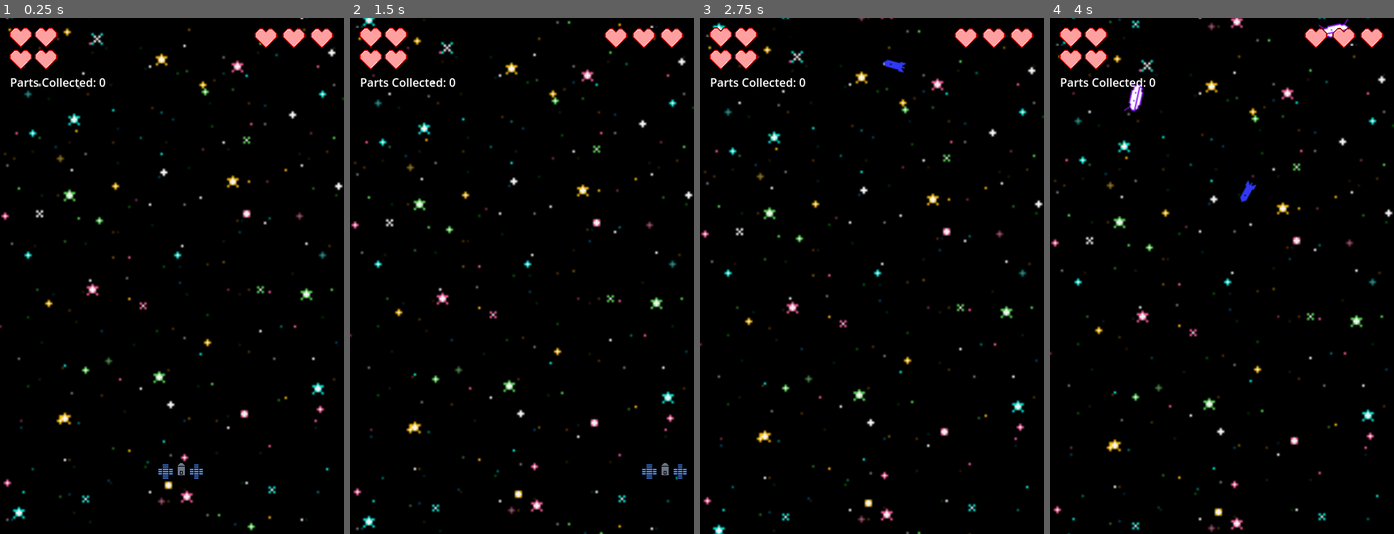
Above: before the commit, frames 1-4 (left to right).
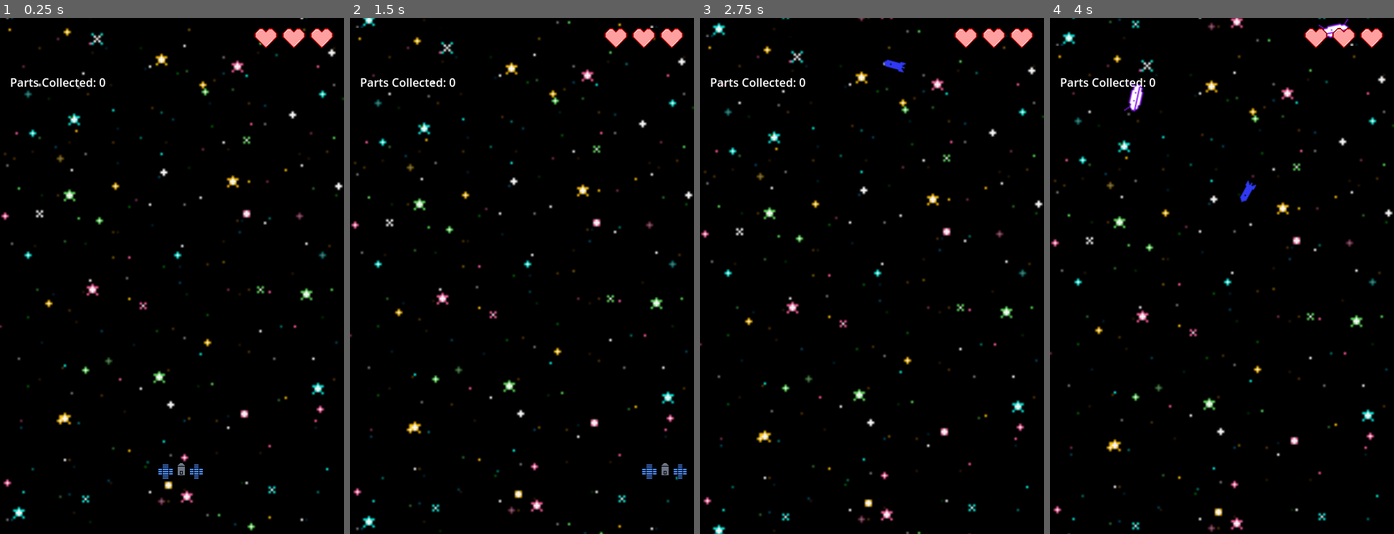
Above: after the commit, the same moments.

Repository: MissionToPsyche-Iridium/iridium_18b_ar_xr-asu
Game: Godot game, scene res://Game/world.tscn
The game is run twice, just before and just after one commit, with the same random seed, the same clock (stepped at 60 frames per second) and the same inputs. The engine's default icon, where the game draws it, is replaced by a stand-in: a white triangle on a blue panel in a dark square.
Inputs:
- Up to frame 1 (0.25 s): no input
- Up to frame 2 (1.5 s): hold Right (move_right) 0.53-1.28 s; hold Left (move_left) from 1.28 s (still down)
- Up to frame 3 (2.75 s): release Left (move_left) at 2.03 s; hold Right (move_right) from 2.03 s (still down)
- Up to frame 4 (4 s): release Right (move_right) at 3.53 s; hold Left (move_left) from 3.53 s (still down)

The runs differ from the first frame. In frame 1, 0.7% of the frame differs, in the area x 2-17%, y 1-10%; in frame 2, 0.7%; in frame 3, 0.7%; in frame 4, 0.7%.

Commit message:
commit

Diff:
--- a/HUD/HUD.tscn
+++ b/HUD/HUD.tscn
@@ -35,16 +35,12 @@
 
 [node name="PartsOne" type="Sprite2D" parent="."]
 position = Vector2(29, 27)
-texture = ExtResource("1_hy3a2")
 
 [node name="PartsTwo" type="Sprite2D" parent="."]
 position = Vector2(64, 27)
-texture = ExtResource("1_hy3a2")
 
 [node name="PartsThree" type="Sprite2D" parent="."]
 position = Vector2(29, 58)
-texture = ExtResource("1_hy3a2")
 
 [node name="PartsFour" type="Sprite2D" parent="."]
 position = Vector2(64, 58)
-texture = ExtResource("1_hy3a2")
